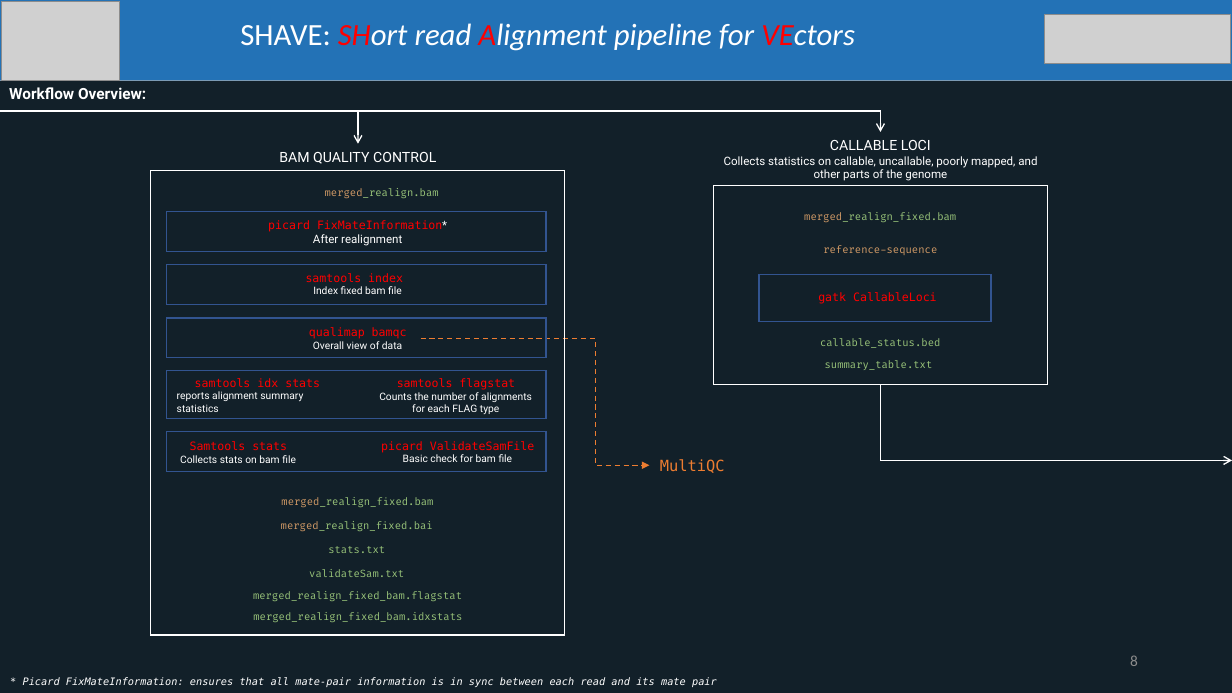
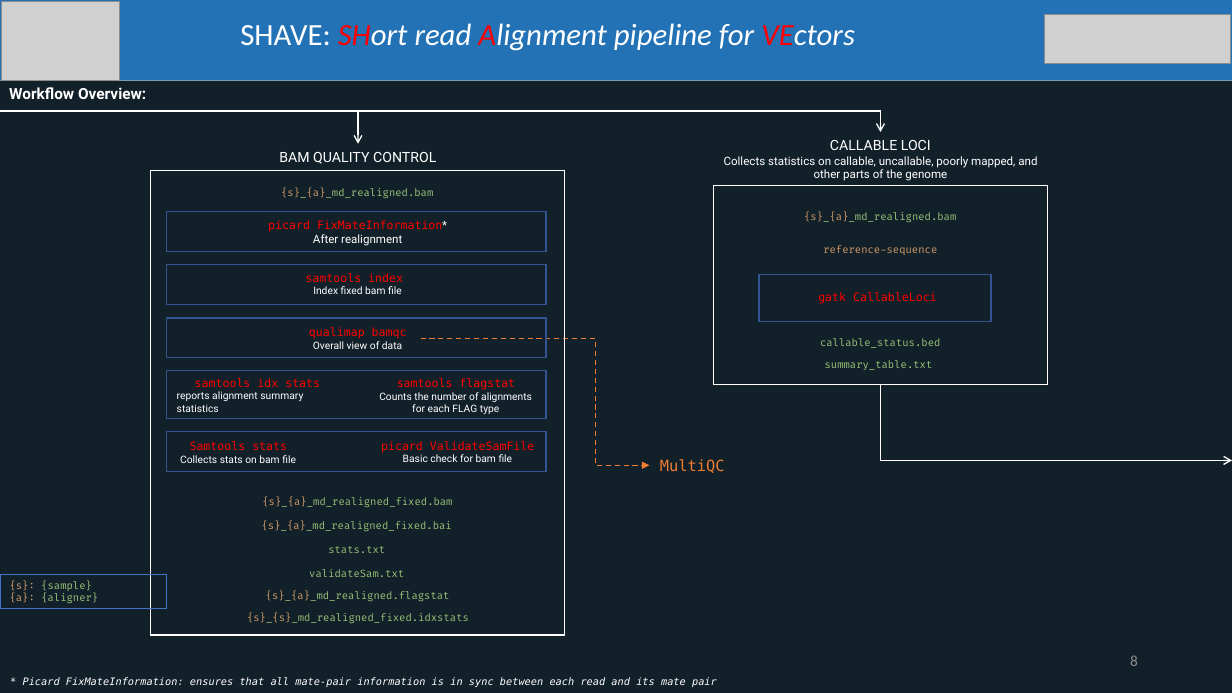
Before and after one commit to ltalignani/SHAVE, a slide deck: slide 8 of Shave_presentation.pptx. Drawn at 1232x693 pixels with LibreOffice and Linux fonts; fonts in the diff are those of the drawing; grey boxes stand for pictures. Boxes give left, top, right and bottom in pixels: in the first picture for what was removed or moved away, otherwise in the second. Text is boxed around its words. In the diff, an @@ line names an element or a change of style, - is before the commit and + after.

```diff
--- a/Shave_presentation.pptx
+++ b/Shave_presentation.pptx
@@ text at (281, 188, 433, 198): text changed @@
-merged_realign.bam
+{s}_{a}_md_realigned.bam
@@ text at (804, 212, 956, 222): text changed @@
-merged_realign_fixed.bam
+{s}_{a}_md_realigned.bam
@@ text at (262, 497, 452, 507): text changed @@
-merged_realign_fixed.bam
+{s}_{a}_md_realigned_fixed.bam
@@ text at (262, 521, 452, 531): text changed @@
-merged_realign_fixed.bai
+{s}_{a}_md_realigned_fixed.bai
@@ rectangle added at (1, 575, 167, 609), outline #4472C4 0.75 pt, 8 pt, text #98C379 @@
+{s}: {sample}
+{a}: {aligner}
@@ text at (266, 591, 450, 601): text changed @@
-merged_realign_fixed_bam.flagstat
+{s}_{a}_md_realigned.flagstat
@@ text at (247, 613, 469, 623): text changed @@
-merged_realign_fixed_bam.idxstats
+{s}_{s}_md_realigned_fixed.idxstats
```
Also in this commit, not shown: 5 other slides changed, 30 other files.
